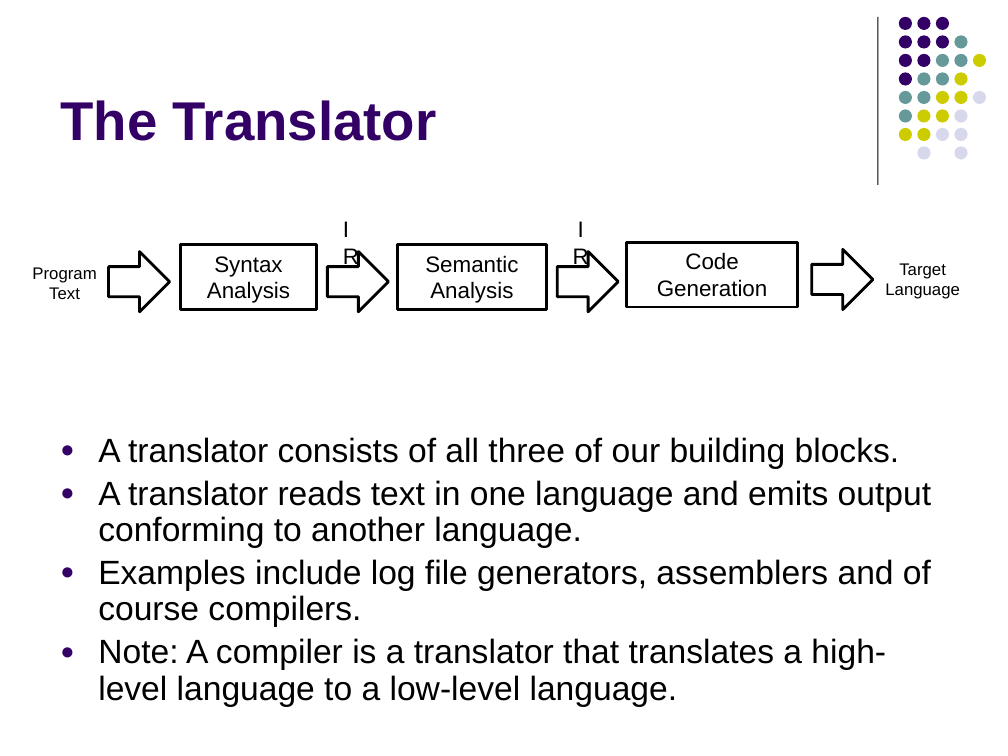
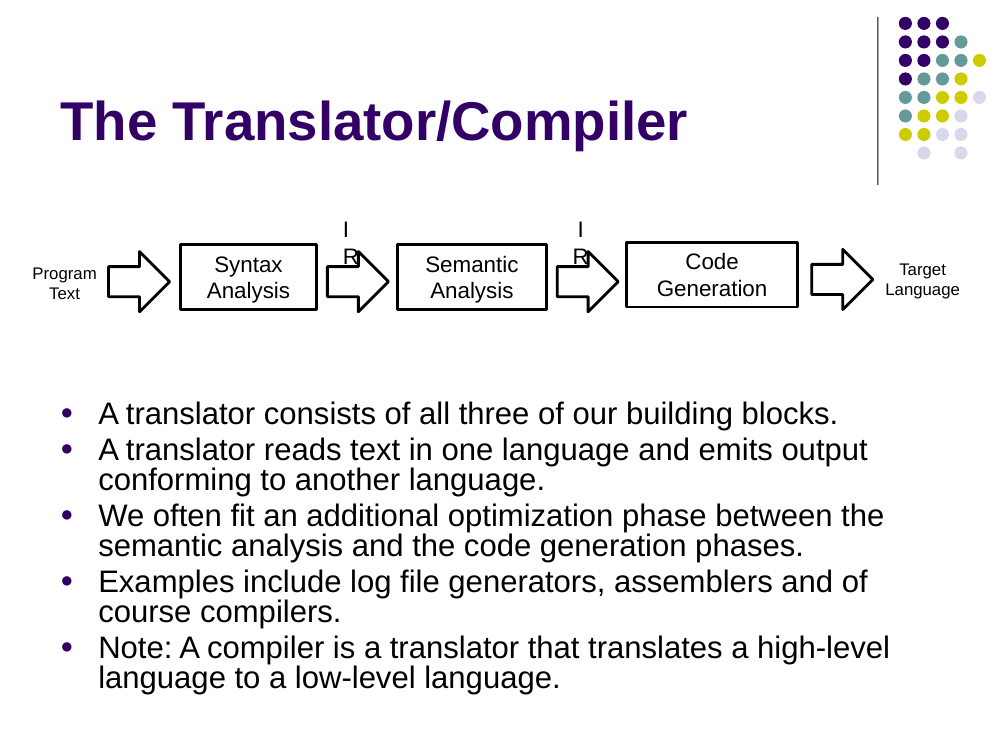
Before and after one commit to lutzhamel/CSC402, a slide deck: slide 20 of notes/csc402-ln001.pptx (slide 22 before the commit). Drawn at 1008x756 pixels with LibreOffice and Linux fonts; fonts in the diff are those of the drawing. Boxes give left, top, right and bottom in pixels: in the first picture for what was removed or moved away, otherwise in the second. Text is boxed around its words. In the diff, an @@ line names an element or a change of style, - is before the commit and + after.

```diff
--- a/notes/csc402-ln001.pptx
+++ b/notes/csc402-ln001.pptx
@@ title at [60, 100, 688, 150]: text changed @@
-The Translator
+The Translator/Compiler
@@ text "A translator consists of all ...": place and size @@
-text "A translator consists of all ..." at [98, 437, 931, 707]
+text "A translator consists of all ..." at [98, 401, 890, 694]
@@ text at [98, 401, 890, 694]: size 24 to 22.2 pt in "A translator consists of all three of ...", "A translator reads text in one language ...", "Examples include log file generators, assemblers and ...", "Note: A compiler is a translator that ..."; line spacing 0.9 to 0.8 @@
@@ text at [98, 503, 884, 562]: paragraph added @@
+● We often fit an additional optimization phase between the semantic analysis and the code generation phases.
```
Also in this commit, not shown: 1 other slide changed, 2 slides removed, 2 other files.
